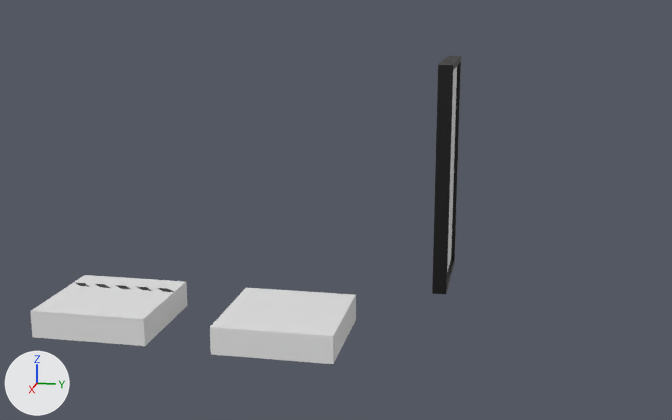
The glTF model jakes_test/mesh_library.glb as it was, and as the next commit left it.
Before and after are seen from a camera (50 mm lens) standing at (16.91, 2.17, 5.37) and looking at (1.38, -0.93, 1.49). Arrows for +X, +Y and +Z are at lower left; the lights stay in place. The older version comes first. Vertices at exactly the same position are counted once.

Before the edit, the objects in view are built like this:
```python
me_cube_001 = bpy.data.meshes.new('Cube.001')
me_cube_001.from_pydata(...)  # 12 vertices, 20 faces; spans x -1.0..1.0, y -1.0..1.0, z -0.5..-0.03
me_cube_001.materials.append(mat_mid)  # white #e7e7e7
me_cube_003 = bpy.data.meshes.new('Cube.003')
me_cube_003.from_pydata(...)  # 117 vertices, 230 faces; spans x -1.0..1.0, y 0.75..1.0, z -0.06..4.0
# faces by material slot: [206, 8, 16]
me_cube_003.materials.append(mat_dark)  # black #000000
me_cube_003.materials.append(mat_light)  # white #e7e7e7
me_cube_003.materials.append(mat_mid)  # white #e7e7e7
me_cube_004 = bpy.data.meshes.new('Cube.004')
me_cube_004.from_pydata(...)  # 116 vertices, 228 faces; spans x -1.0..1.0, y -1.0..1.0, z -0.5..-0.03
# faces by material slot: [11, 217]
me_cube_004.materials.append(mat_dark_002)  # black #000000
me_cube_004.materials.append(mat_mid_001)  # white #e7e7e7
ob_floor_tile = bpy.data.objects.new('floor_tile', me_cube_001)
ob_floor_tile.location = (2.64, -1.52, 0.08)
ob_floor_tile_alt = bpy.data.objects.new('floor_tile_alt', me_cube_004)
ob_floor_tile_alt.location = (2.52, -4.69, 0.08)
ob_wall_tile = bpy.data.objects.new('wall_tile', me_cube_003)
ob_wall_tile.location = (0.0, 0.0, 0.0)
```
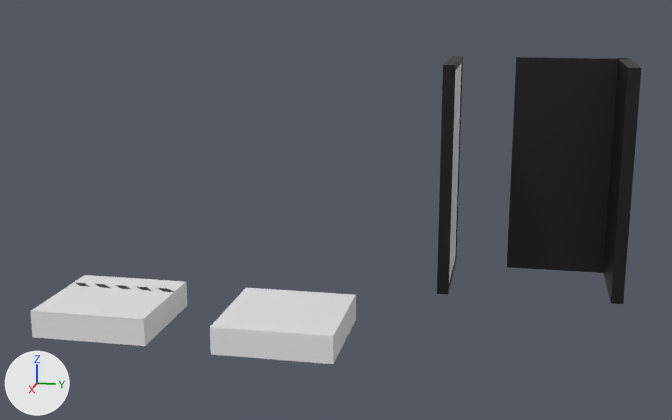
Commit message: add corner walls

Changed parts and their boxes [x1, y1, x2, y2] in the pictures (672 x 420 px; the box of a moved part takes in the faces that stretch with it):
```json
{"object": "wall_tile_corner", "change": "added", "after": [507, 57, 641, 304]}
{"object": "wall_tile", "change": "reshaped", "before": [432, 56, 461, 294], "after": [437, 56, 463, 294], "on screen": "10% narrower"}
{"part": 1, "of": "me_cube_003", "change": "moved or reshaped", "before": [447, 67, 457, 272], "after": [449, 63, 462, 281]}
```

Scene script edits in JSON lines:
```json
{"block": "me_cube_003", "where": "# used by ob_wall_tile; location = (0.0, 0.0, 0.0)"}
{"op": "remove", "block": "me_cube_003", "code": "me_cube_003.from_pydata(...)  # 117 vertices, 230 faces; spans x -1.0..1.0, y 0.75..1.0, z -0.06..4.0"}
{"op": "add", "block": "me_cube_003", "code": "me_cube_003.from_pydata(...)  # 117 vertices, 230 faces; spans x -1.0..1.0, y 0.83..1.04, z -0.06..4.0"}
{"block": "me_cube_003", "change": "me_cube_003 part 1: all 65 vertices in x -1.0..1.0, y 0.75..0.94, z -0.06..4.0 are moved by (0.0, 0.08, 0.0)"}
{"block": "me_cube_003", "change": "other edits to the shape of me_cube_003 do not show in these pictures"}
{"op": "add", "block": "me_cube_005", "code": ["me_cube_005 = bpy.data.meshes.new('Cube.005')", "me_cube_005.from_pydata(...)  # 234 vertices, 460 faces; spans x -1.0..1.0, y -0.99..1.04, z -0.06..4.0", "# faces by material slot: [412, 16, 32]", "me_cube_005.materials.append(mat_dark)  # black #000000", "me_cube_005.materials.append(mat_light)  # white #e7e7e7", "me_cube_005.materials.append(mat_mid)  # white #e7e7e7"]}
{"op": "add", "block": "ob_wall_tile_corner", "code": ["ob_wall_tile_corner = bpy.data.objects.new('wall_tile_corner', me_cube_005)", "ob_wall_tile_corner.location = (-0.07, 3.01, 0.0)"]}
```
